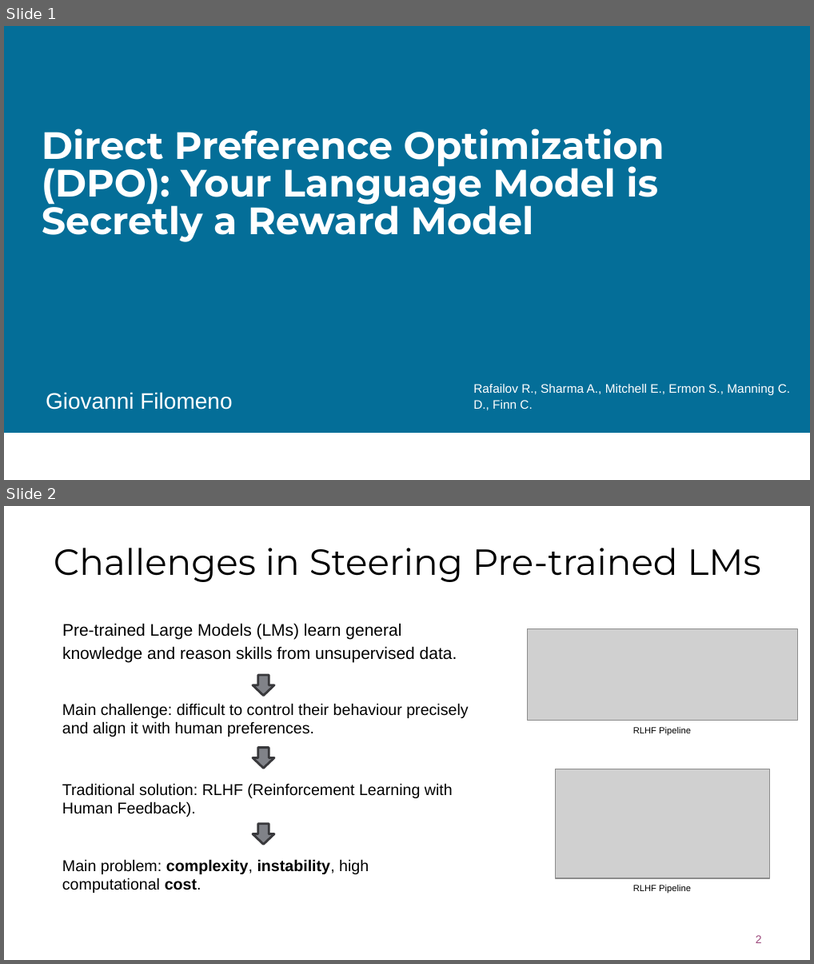
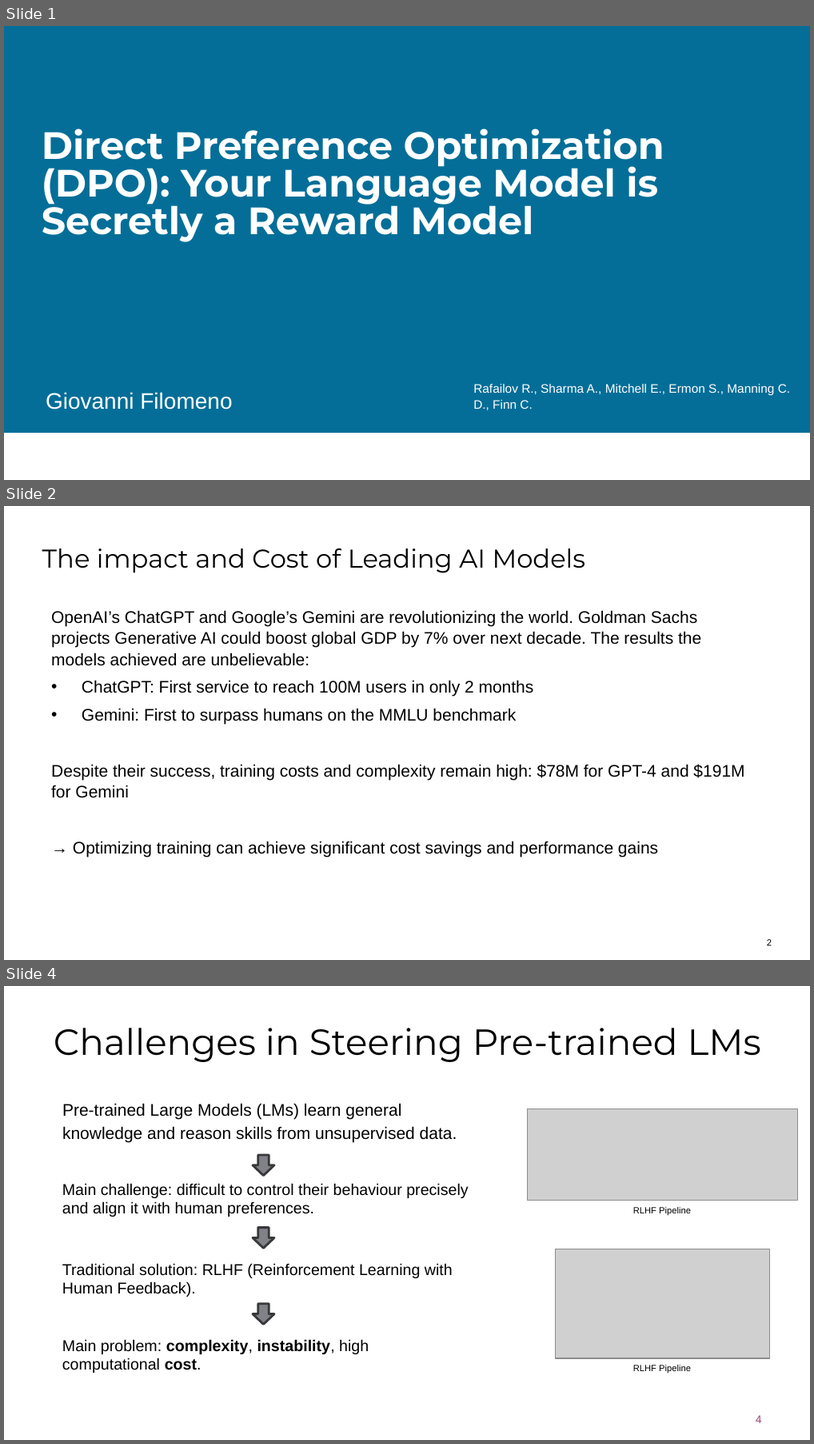
Before and after one commit to GiovanniFilomeno/Direct_Preference_Learning_LLM_Thesis, a slide deck: Presentation/DPO-Filomeno.pptx. Shown one above the other, each under a label of ours: slides 1 and 2 before the commit, slides 1, 2 and 4 after it; the slides between them are not shown. The pictures are 814x964 and 814x1444 pixels, drawn with LibreOffice and Linux fonts; fonts in the diff are those of the drawing; grey boxes stand for pictures; background and template pictures are left out. Boxes give left, top, right and bottom in pixels: in the first picture for what was removed or moved away, otherwise in the second. Text is boxed around its words. In the diff, an @@ line names an element or a change of style, - is before the commit and + after.

```diff
--- a/Presentation/DPO-Filomeno.pptx
+++ b/Presentation/DPO-Filomeno.pptx
@@ slide 2 added at (4, 506, 810, 960), background #FFFFFF @@
@@ title added at (42, 548, 586, 573), 23 pt, text #000000 @@
+The impact and Cost of Leading AI Models
@@ text added at (51, 610, 745, 857), 15 pt, text #000000 @@
+OpenAI’s ChatGPT and Google’s Gemini are revolutionizing the world. Goldman Sachs projects Generative AI could boost global GDP by 7% over next decade. The results the models achieved are unbelievable:
+• ChatGPT: First service to reach 100M users in only 2 months
+• Gemini: First to surpass humans on the MMLU benchmark
+Despite their success, training costs and complexity remain high: $78M for GPT-4 and $191M for Gemini
+→ Optimizing training can achieve significant cost savings and performance gains
@@ page number added at (767, 939, 772, 945), 8 pt, text #000000 @@
+2
@@ what was slide 2 is now slide 4 @@
@@ page number at (756, 1415, 762, 1423): text changed @@
-2
+4
```
Also in this commit, not shown: 3 slides changed, 6 other slides added, 1 slide removed, 1 other file.
